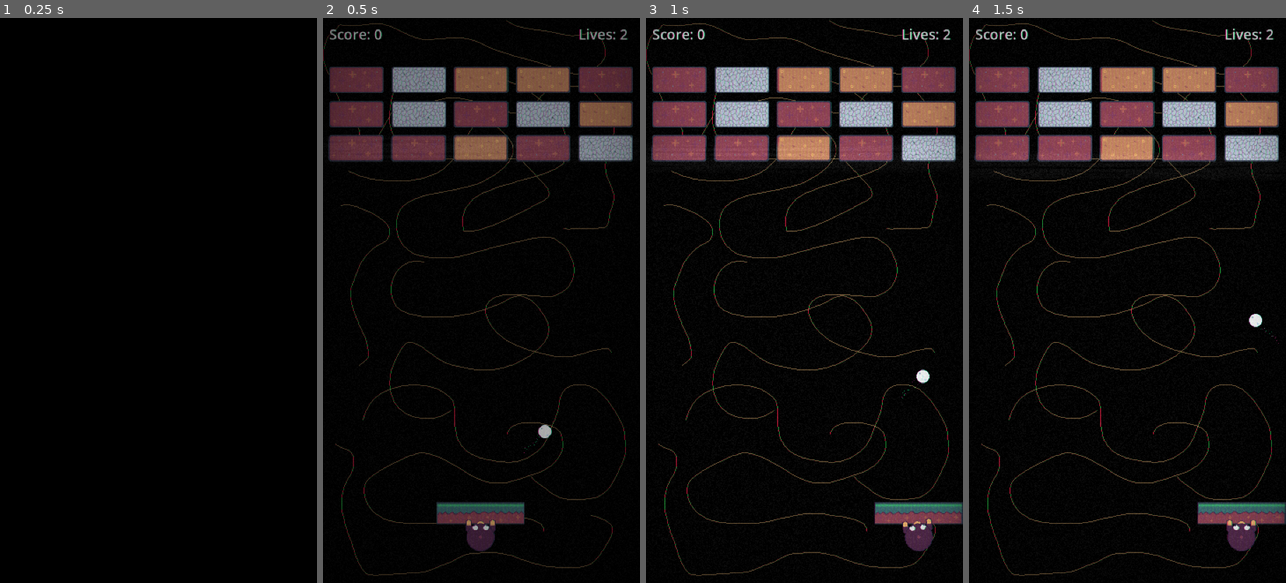
Above: before the commit, frames 1-4 (left to right).
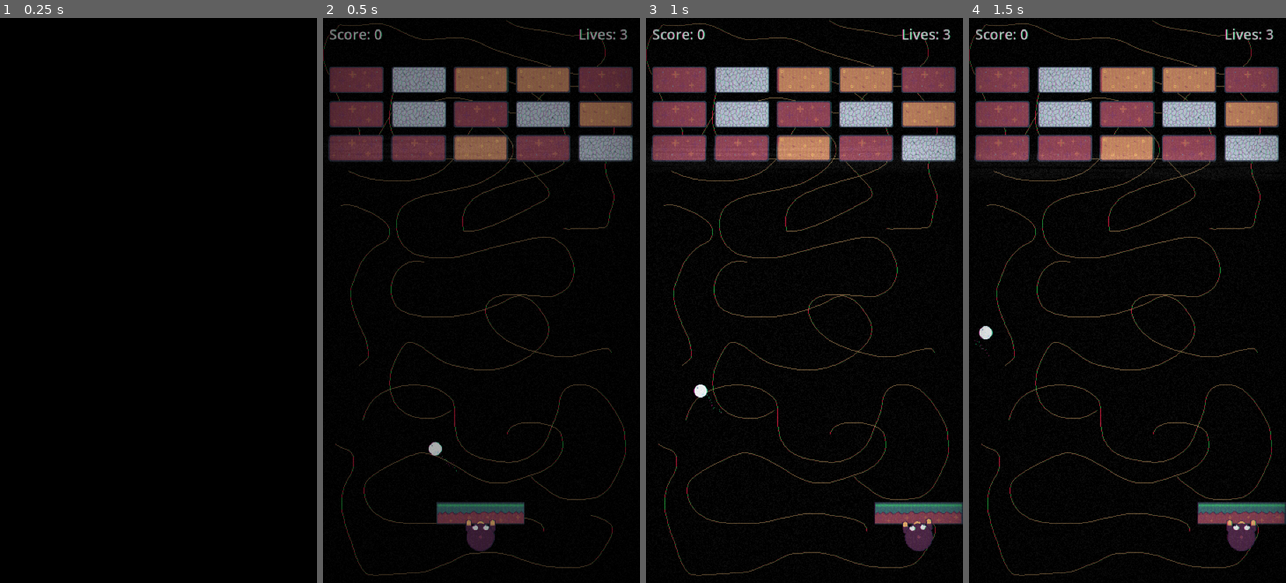
Above: after the commit, the same moments.

Repository: ant290/MoleBreaker
Game: Godot game, scene res://scenes/brickBreaker/level.tscn
The game is run twice, just before and just after one commit, with the same random seed, the same clock (stepped at 60 frames per second) and the same inputs. This scene is started directly instead of the project's main scene.
Inputs (mouse positions are in pixels of both pictures, inside the frame that each line leads up to):
- Up to frame 1 (0.25 s): no input
- Up to frame 2 (0.5 s): no input
- Up to frame 3 (1 s): move the mouse to (874, 272) at 0.52 s; hold Right (ui_right) from 0.53 s (still down); click (874, 272) at 0.67 s
- Up to frame 4 (1.5 s): release Right (ui_right) at 1.25 s; drag from (1064, 328) to (1111, 413) at 1.27 s

Frame 1 is identical in both runs. In frame 2, 0.2% of the frame differs, in the area x 33-97%, y 2-81%; in frame 3, 0.2%, in the area x 14-97%, y 2-70%; in frame 4, 0.2%.

Commit message:
More sound effects

Diff:
--- a/mole-breaker/project.godot
+++ b/mole-breaker/project.godot
@@ -44,6 +44,7 @@
 
 Brick=""
 Paddle=""
+Ball=""
 
 [input]
 
--- a/mole-breaker/scenes/brickBreaker/ball.tscn
+++ b/mole-breaker/scenes/brickBreaker/ball.tscn
@@ -1,7 +1,8 @@
-[gd_scene load_steps=5 format=3 uid="uid://c00uaxwxq1i2b"]
+[gd_scene format=3 uid="uid://c00uaxwxq1i2b"]
 
 [ext_resource type="Script" uid="uid://b8qxt4jfq6i2f" path="res://scripts/ball.gd" id="1_7s4qf"]
 [ext_resource type="Texture2D" uid="uid://cbo5d6o4ucsu5" path="res://assets/SnowBall.png" id="2_cxlvu"]
+[ext_resource type="AudioStream" uid="uid://difs5mwf7xgj4" path="res://assets/sounds/effects/Cartoon Boing C.wav" id="3_fjarr"]
 
 [sub_resource type="CircleShape2D" id="CircleShape2D_f7cbr"]
 radius = 16.0
@@ -9,20 +10,24 @@
 [sub_resource type="Gradient" id="Gradient_cxlvu"]
 colors = PackedColorArray(0.53362983, 0.8204804, 0.88068885, 1, 1, 1, 1, 1)
 
-[node name="Ball" type="CharacterBody2D"]
+[node name="Ball" type="CharacterBody2D" unique_id=1289675433 groups=["Ball"]]
 script = ExtResource("1_7s4qf")
 
-[node name="Sprite2D" type="Sprite2D" parent="."]
+[node name="Sprite2D" type="Sprite2D" parent="." unique_id=1799405161]
 texture = ExtResource("2_cxlvu")
 
-[node name="CollisionShape2D" type="CollisionShape2D" parent="."]
+[node name="CollisionShape2D" type="CollisionShape2D" parent="." unique_id=1038187710]
 shape = SubResource("CircleShape2D_f7cbr")
 
-[node name="CPUParticles2D" type="CPUParticles2D" parent="."]
+[node name="CPUParticles2D" type="CPUParticles2D" parent="." unique_id=713996948]
 amount = 20
-lifetime = 0.09999999999999999
+lifetime = 0.1
 speed_scale = 0.5
 emission_shape = 1
 emission_sphere_radius = 9.0
 gravity = Vector2(0, 0)
 color_ramp = SubResource("Gradient_cxlvu")
+
+[node name="BounceSound" type="AudioStreamPlayer" parent="." unique_id=328254865]
+stream = ExtResource("3_fjarr")
+bus = &"Effects"
--- a/mole-breaker/scenes/brickBreaker/brick.tscn
+++ b/mole-breaker/scenes/brickBreaker/brick.tscn
@@ -1,6 +1,7 @@
-[gd_scene load_steps=6 format=3 uid="uid://d0qgslqpuw3ps"]
+[gd_scene format=3 uid="uid://d0qgslqpuw3ps"]
 
 [ext_resource type="Script" uid="uid://l0in4ahl7f44" path="res://scripts/brick.gd" id="1_0w5h4"]
+[ext_resource type="PackedScene" uid="uid://b21tx3018swjy" path="res://scenes/brickBreaker/brick_audio_player.tscn" id="2_7btvx"]
 
 [sub_resource type="RectangleShape2D" id="RectangleShape2D_0w5h4"]
 size = Vector2(122, 58)
@@ -66,21 +67,22 @@
 &"dink": SubResource("Animation_7mekc")
 }
 
-[node name="Brick" type="RigidBody2D" groups=["Brick"]]
+[node name="Brick" type="RigidBody2D" unique_id=446602168 groups=["Brick"]]
 gravity_scale = 0.0
 script = ExtResource("1_0w5h4")
 
-[node name="HealthySprite" type="Sprite2D" parent="."]
+[node name="BrickAudioPlayer" parent="." unique_id=1593854875 instance=ExtResource("2_7btvx")]
 
-[node name="DamagedSprite" type="Sprite2D" parent="."]
+[node name="HealthySprite" type="Sprite2D" parent="." unique_id=725831281]
+
+[node name="DamagedSprite" type="Sprite2D" parent="." unique_id=1704323230]
 visible = false
 
-[node name="CollisionShape2D" type="CollisionShape2D" parent="."]
+[node name="CollisionShape2D" type="CollisionShape2D" parent="." unique_id=687979983]
 shape = SubResource("RectangleShape2D_0w5h4")
 
-[node name="AnimationPlayer" type="AnimationPlayer" parent="."]
-libraries = {
-&"": SubResource("AnimationLibrary_ci8dj")
-}
+[node name="AnimationPlayer" type="AnimationPlayer" parent="." unique_id=1044313387]
+libraries/ = SubResource("AnimationLibrary_ci8dj")
 
+[connection signal="finished" from="BrickAudioPlayer" to="." method="_on_brick_audio_player_finished"]
 [connection signal="animation_finished" from="AnimationPlayer" to="." method="_on_animation_player_animation_finished"]
--- /dev/null
+++ b/mole-breaker/scenes/brickBreaker/brick_audio_player.tscn
@@ -0,0 +1,6 @@
+[gd_scene format=3 uid="uid://b21tx3018swjy"]
+
+[ext_resource type="Script" uid="uid://qju1nsx5upgr" path="res://scripts/brick_audio_player.gd" id="1_mftgw"]
+
+[node name="BrickAudioPlayer" type="AudioStreamPlayer" unique_id=1593854875]
+script = ExtResource("1_mftgw")
--- a/mole-breaker/scenes/brickBreaker/level.tscn
+++ b/mole-breaker/scenes/brickBreaker/level.tscn
@@ -3,6 +3,7 @@
 [ext_resource type="PackedScene" uid="uid://baqtq748e2314" path="res://scenes/brickBreaker/paddle.tscn" id="1_2q6dc"]
 [ext_resource type="Script" uid="uid://bla25v87vpm1e" path="res://scripts/level.gd" id="1_w8frs"]
 [ext_resource type="PackedScene" uid="uid://dn3083ytfbwut" path="res://scenes/brickBreaker/touch_controls.tscn" id="2_2r41h"]
+[ext_resource type="PackedScene" uid="uid://b21tx3018swjy" path="res://scenes/brickBreaker/brick_audio_player.tscn" id="2_k34ab"]
 [ext_resource type="Texture2D" uid="uid://by885h87iwnui" path="res://assets/background dirt.png" id="2_ppgk2"]
 [ext_resource type="PackedScene" uid="uid://c00uaxwxq1i2b" path="res://scenes/brickBreaker/ball.tscn" id="2_w7c3h"]
 [ext_resource type="Script" uid="uid://bfk12tdquv0b7" path="res://scripts/player_ui.gd" id="4_mx8sn"]
@@ -27,6 +28,8 @@
 
 [node name="Level" type="Node2D" unique_id=851138091]
 script = ExtResource("1_w8frs")
+
+[node name="BrickAudioPlayer" parent="." unique_id=1593854875 instance=ExtResource("2_k34ab")]
 
 [node name="Background" type="Sprite2D" parent="." unique_id=1389256629]
 position = Vector2(360, 640)
--- a/mole-breaker/scenes/menu.tscn
+++ b/mole-breaker/scenes/menu.tscn
@@ -2,6 +2,7 @@
 
 [ext_resource type="Script" uid="uid://di0qoyjc2m27o" path="res://scripts/menu.gd" id="1_con2f"]
 [ext_resource type="Texture2D" uid="uid://by885h87iwnui" path="res://assets/background dirt.png" id="1_yqeox"]
+[ext_resource type="AudioStream" uid="uid://1ogbyvylmar5" path="res://assets/sounds/effects/Cartoon Clank A.wav" id="2_13sgg"]
 [ext_resource type="Texture2D" uid="uid://cv3hg2m8wxws" path="res://assets/character.png" id="2_vjb58"]
 [ext_resource type="Theme" uid="uid://cjk14w4wpwu4k" path="res://themes/menu_button_theme.tres" id="3_g3eks"]
 [ext_resource type="Texture2D" uid="uid://emtvli72pwy7" path="res://assets/town/Store.png" id="4_mhnvy"]
@@ -27,6 +28,9 @@
 grow_horizontal = 2
 grow_vertical = 2
 script = ExtResource("1_con2f")
+
+[node name="ButtonClickSound" type="AudioStreamPlayer" parent="." unique_id=2051920831]
+stream = ExtResource("2_13sgg")
 
 [node name="TextureRect" type="TextureRect" parent="." unique_id=901010139]
 modulate = Color(0.19607843, 0.19607843, 0.19607843, 0.85882354)
--- a/mole-breaker/scenes/singletons/ambient_music.tscn
+++ b/mole-breaker/scenes/singletons/ambient_music.tscn
@@ -6,3 +6,5 @@
 process_mode = 3
 bus = &"Music"
 script = ExtResource("2_linfj")
+
+[connection signal="finished" from="." to="." method="_on_finished"]
--- a/mole-breaker/scripts/ball.gd
+++ b/mole-breaker/scripts/ball.gd
@@ -1,4 +1,6 @@
 extends CharacterBody2D
+
+@onready var bounce_sound: AudioStreamPlayer = $BounceSound
 
 @export var base_speed = 250
 @export var bounce_multiplyer = 1.05
@@ -20,6 +22,8 @@
 
 			velocity = velocity * bounce_multiplyer
 
+			bounce_sound.play()
+
 		if (velocity.y > 0 and velocity.y < 100):
 			velocity.y = -base_speed
 		if velocity.x == 0:
@@ -28,11 +32,16 @@
 		velocity.x = clamp(velocity.x, -600, 600)
 		velocity.y = clamp(velocity.y, -600, 600)
 
+
+
 func game_over ():
 	GameSaveService.save_game()
 	get_tree().change_scene_to_file("res://scenes/menu.tscn")
 
 func _on_catch_bucket_body_entered(body: Node2D) -> void:
+	if not body.is_in_group("Ball"):
+		return
+
 	PlayerStats.lives -= 1
 	if PlayerStats.lives <= 0:
 		game_over()
--- a/mole-breaker/scripts/brick.gd
+++ b/mole-breaker/scripts/brick.gd
@@ -14,6 +14,9 @@
 @onready var healthy_sprite : Sprite2D = $HealthySprite
 @onready var damaged_sprite : Sprite2D = $DamagedSprite
 @onready var animator : AnimationPlayer = $AnimationPlayer
+@onready var collision_shape_2d: CollisionShape2D = $CollisionShape2D
+@onready var brick_audio_player: AudioStreamPlayer = $BrickAudioPlayer
+
 
 var health : int
 
@@ -41,10 +44,17 @@
 func _on_animation_player_animation_finished(anim_name: StringName) -> void:
 	#here handling the changing of sprites and killing the brick
 	if health <= starting_health / 2:
+		brick_audio_player.play_crack()
 		#load broken sprite
 		damaged_sprite.show()
 		healthy_sprite.hide()
+
 	if health <= 0:
 		healthy_sprite.hide()
 		damaged_sprite.hide()
+		collision_shape_2d.disabled = true
+		brick_audio_player.play_break()
+
+func _on_brick_audio_player_finished() -> void:
+	if health <= 0:
 		call_deferred("queue_free")
--- /dev/null
+++ b/mole-breaker/scripts/brick_audio_player.gd
@@ -0,0 +1,20 @@
+extends AudioStreamPlayer
+
+var brickBreak : AudioStream = preload("res://assets/sounds/effects/Dripish A.wav")
+var brickCrack : AudioStream = preload("res://assets/sounds/effects/Cartoon Pop.wav")
+
+# Called when the node enters the scene tree for the first time.
+func _ready() -> void:
+	pass # Replace with function body.
+
+# Called every frame. 'delta' is the elapsed time since the previous frame.
+func _process(delta: float) -> void:
+	pass
+
+func play_break() -> void:
+	stream = brickBreak
+	play()
+
+func play_crack() -> void:
+	stream = brickCrack
+	play()
--- a/mole-breaker/scripts/globals/ambient_music.gd
+++ b/mole-breaker/scripts/globals/ambient_music.gd
@@ -30,3 +30,7 @@
 
 	current_music_name = name
 	play()
+
+
+func _on_finished() -> void:
+	play()
--- a/mole-breaker/scripts/level.gd
+++ b/mole-breaker/scripts/level.gd
@@ -4,6 +4,7 @@
 @onready var uiLayer : PlayerUI = $CanvasLayer
 @onready var touchControls : MobileTouchControls = $TouchControls
 @onready var crtShader : CanvasLayer = $CRTShader
+@onready var audioStreamPlayer: AudioStreamPlayer = $BrickAudioPlayer
 
 # load brick images
 @onready var imgBrickDirt = preload("res://assets/bricks/brick dirt.png")
@@ -95,5 +96,7 @@
 		call_deferred("_save_data")
 		get_tree().change_scene_to_file("res://scenes/menu.tscn")
 
+
+
 func _save_data() -> void:
 	GameSaveService.save_game()
--- a/mole-breaker/scripts/menu.gd
+++ b/mole-breaker/scripts/menu.gd
@@ -1,8 +1,9 @@
 extends Control
 
 @onready var settingsPopup : ColorRect = $SettingsPopup
+@onready var crtShader : CanvasLayer = $CRTShader
+@onready var buttonClickSound: AudioStreamPlayer = $ButtonClickSound
 
-@onready var crtShader : CanvasLayer = $CRTShader
 
 # Called when the node enters the scene tree for the first time.
 func _ready() -> void:
@@ -20,21 +21,27 @@
 	crtShader.visible = value
 
 func _on_play_button_pressed() -> void:
+	buttonClickSound.play()
 	SceneTransitions.fade_out("Breaker")
 	await SceneTransitions.fade_complete
 
 	get_tree().change_scene_to_file("res://scenes/brickBreaker/level.tscn")
 
 func _on_town_button_pressed() -> void:
+	buttonClickSound.play()
 	SceneTransitions.fade_out("Town")
 	await SceneTransitions.fade_complete
 
 	get_tree().change_scene_to_file("res://scenes/town/town.tscn")
 
 func _on_quit_button_pressed() -> void:
+	buttonClickSound.play()
+	SceneTransitions.fade_out()
+	await SceneTransitions.fade_complete
 	get_tree().quit()
 
 func _on_settings_button_pressed() -> void:
+	buttonClickSound.play()
 	settingsPopup.visible = true
 
 func _on_settings_popup_on_close() -> void:
Not shown, added: mole-breaker/assets/sounds/effects/Cartoon Boing C.wav.import
Not shown, added: mole-breaker/assets/sounds/effects/Cartoon Clank A.wav.import
Not shown, added: mole-breaker/assets/sounds/effects/Cartoon Pop.wav.import
Not shown, added: mole-breaker/assets/sounds/effects/Dripish A.wav.import
Not shown, added: mole-breaker/assets/sounds/effects/Impact Fire Start 002.wav.import
Not shown, added: mole-breaker/scripts/brick_audio_player.gd.uid
Not shown, added: mole-breaker/assets/sounds/effects/Cartoon Boing C.wav
Not shown, added: mole-breaker/assets/sounds/effects/Cartoon Clank A.wav
Not shown, added: mole-breaker/assets/sounds/effects/Cartoon Pop.wav
Not shown, added: mole-breaker/assets/sounds/effects/Dripish A.wav
Not shown, added: mole-breaker/assets/sounds/effects/Impact Fire Start 002.wav
